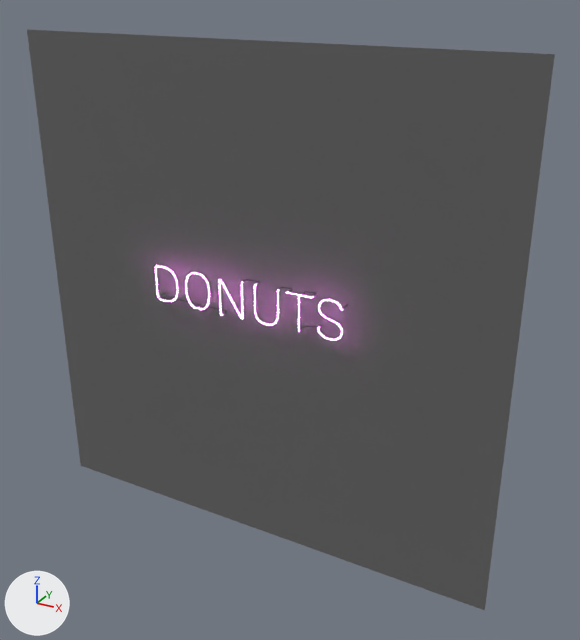
One commit to the Blender file BlenderGuru/neon.blend: the scene before it, then after it.
One viewpoint serves both versions: a camera (50 mm lens) standing at (5.03, -7.97, 4.13) and looking at (0.46, 0.33, -0.02). The axes (+X, +Y, +Z) are drawn at lower left. The lights are the same throughout.

The scene before the commit, as lines of its bpy script (objects in view):
```python
ob_plane = bpy.data.objects.new('Plane', me_plane)
ob_plane.location = (0.0, 0.17, 0.0)
ob_plane.scale = (3.38, 3.38, 3.38)
ob_text_001 = bpy.data.objects.new('Text.001', cu_text_001)
ob_text_001.location = (-1.48, 0.0, 0.0)
```
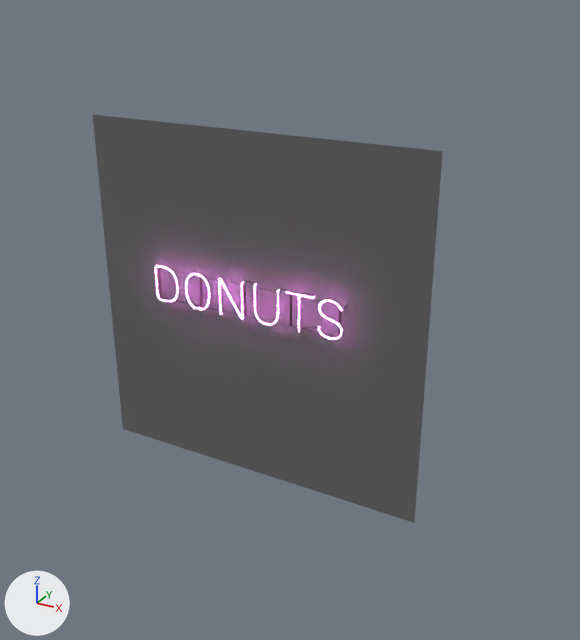
Patch to the scene script:
```diff
--- a/BlenderGuru/neon.blend.py
+++ b/BlenderGuru/neon.blend.py
@@ mat_frame @@
+mat_frame = principled_material('Frame')
+mat_frame.base_color = (0.0228, 0.00675, 0.00825)  # black #2a1316
+mat_frame.roughness = 0.8
@@ cu_plane_001 @@
+cu_plane_001 = bpy.data.curves.new('Plane.001', 'CURVE')
+cu_plane_001.dimensions = '3D'
+_sp = cu_plane_001.splines.new('POLY'); _sp.points.add(9)
+_sp.points.foreach_set('co', [-0.5, -1.0, 0.0, 0.0, -0.5, 1.0, 0.0, 0.0, -1.0, 1.0, 0.0, 0.0, -1.0, -1.0, 0.0, 0.0, -0.5, -1.0, 0.0, 0.0, 0.0, -1.0, 0.0, 0.0, 0.5, -1.0, 0.0, 0.0, 0.5, 1.0, 0.0, 0.0, 0.0, 1.0, 0.0, 0.0, 0.0, -1.0, 0.0, 0.0])
+_sp.order_v = 0
+_sp.resolution_v = 0
+_sp.use_endpoint_u = True
+_sp.use_smooth = False
+_sp = cu_plane_001.splines.new('POLY'); _sp.points.add(1)
+_sp.points.foreach_set('co', [0.0, 1.0, 0.0, 0.0, -0.5, 1.0, 0.0, 0.0])
+_sp.order_v = 0
+_sp.resolution_v = 0
+_sp.use_endpoint_u = True
+_sp.use_smooth = False
+_sp = cu_plane_001.splines.new('POLY'); _sp.points.add(3)
+_sp.points.foreach_set('co', [0.5, -1.0, 0.0, 0.0, 1.0, -1.0, 0.0, 0.0, 1.0, 1.0, 0.0, 0.0, 0.5, 1.0, 0.0, 0.0])
+_sp.order_v = 0
+_sp.resolution_v = 0
+_sp.use_endpoint_u = True
+_sp.use_smooth = False
+cu_plane_001.materials.append(mat_frame)  # black #2a1316
+cu_plane_001.bevel_depth = 0.02
+cu_plane_001.fill_mode = 'FULL'
@@ ob_plane @@
 ob_plane = bpy.data.objects.new('Plane', me_plane)
-ob_plane.location = (0.0, 0.17, 0.0)
-ob_plane.scale = (3.38, 3.38, 3.38)
+ob_plane.location = (0.0, 0.15, 0.0)
+ob_plane.scale = (2.38, 2.38, 2.38)
@@ ob_plane_001 @@
+ob_plane_001 = bpy.data.objects.new('Plane.001', cu_plane_001)
+ob_plane_001.location = (-0.02, 0.03, 0.26)
+ob_plane_001.rotation_euler = (1.571, 0.0, 0.0)  # degrees (90, 0, 0)
+ob_plane_001.scale = (1.33, 0.21, 0.223)
```

Boxes [x1, y1, x2, y2] around the edits, measured in the pictures (580 x 640 px):
'Plane', moved, rescaled (34% narrower, 30% shorter)
    before: [27, 30, 555, 610]
    after: [93, 115, 443, 523]
'Plane.001', added
    after: [158, 267, 342, 338]
